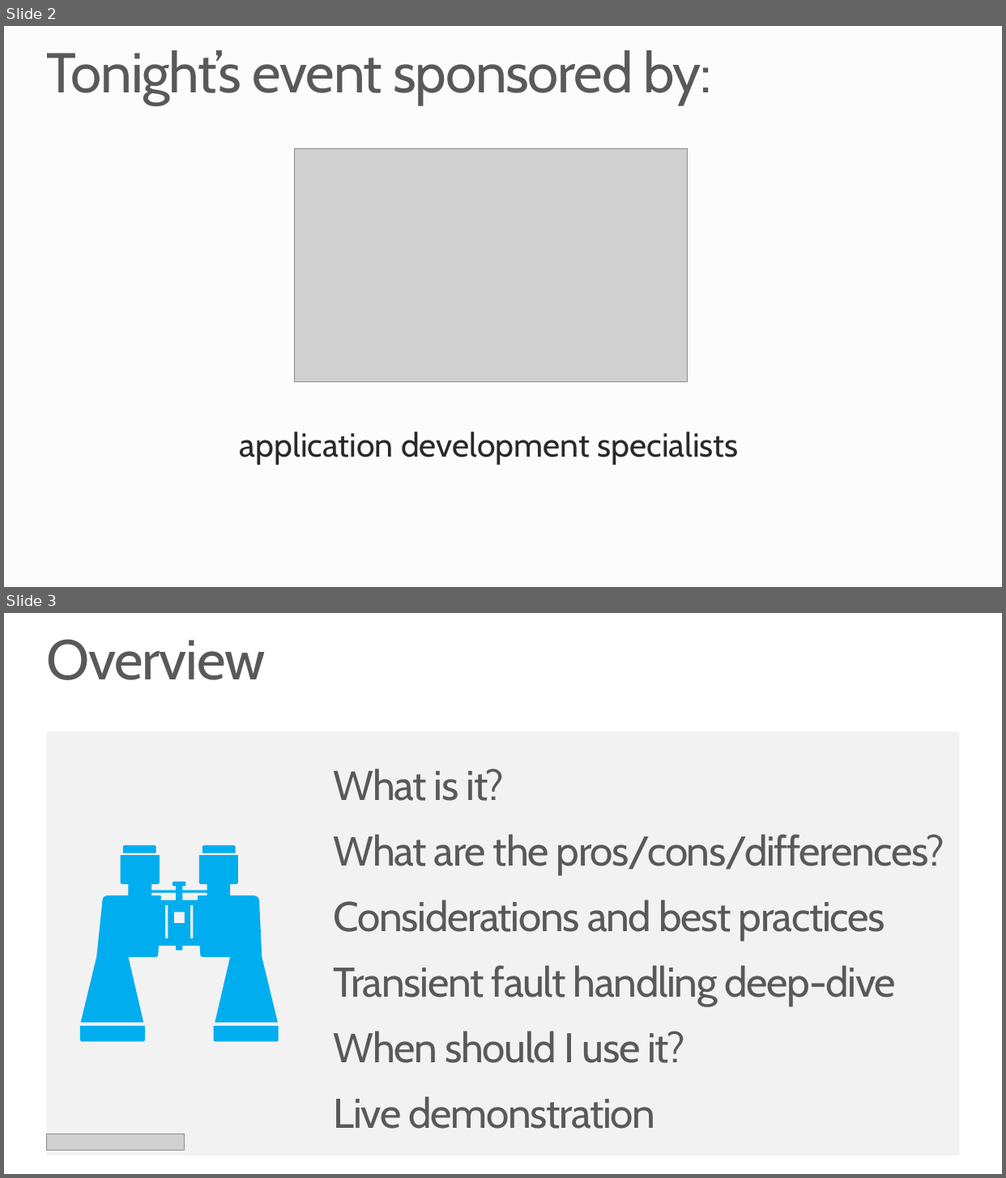
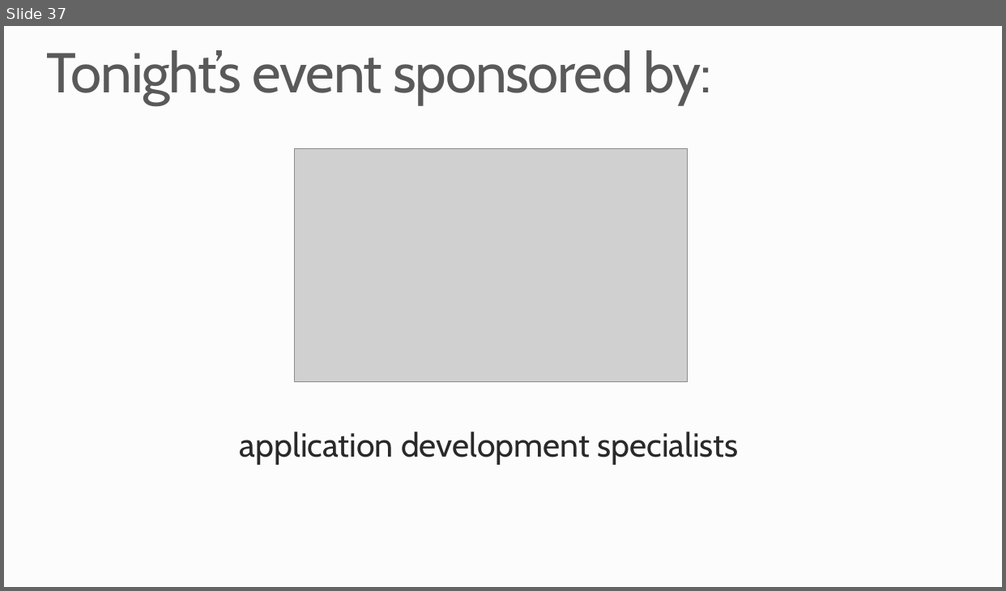
Before and after one commit to robdmoore/SQLAzureTransientDemo, a slide deck: Presentation.pptx. Shown one above the other, each under a label of ours: slides 2 and 3 before the commit, slide 37 after it. The pictures are 1006x1178 and 1006x591 pixels, drawn with LibreOffice and Linux fonts; fonts in the diff are those of the drawing; grey boxes stand for pictures; background and template pictures are left out. Boxes give left, top, right and bottom in pixels: in the first picture for what was removed or moved away, otherwise in the second. Text is boxed around its words. In the diff, an @@ line names an element or a change of style, - is before the commit and + after.

```diff
--- a/Presentation.pptx
+++ b/Presentation.pptx
@@ slide 3 removed at [4,613,1002,1174], background #FFFFFF @@
@@ title removed at [46,639,265,680] @@
-Overview
@@ rectangle removed at [47,731,959,1156] @@
@@ text removed at [334,769,945,1129] @@
-What is it?
-What are the pros/cons/differences?
-Considerations and best practices
-Transient fault handling deep-dive
-When should I use it?
-Live demonstration
@@ freeform shape removed at [80,845,279,1042] @@
@@ picture removed at [47,1135,185,1151] @@
@@ what was slide 2 is now slide 37 @@
```
Also in this commit, not shown: 9 slides changed, 15 slides added, 10 other slides removed.
